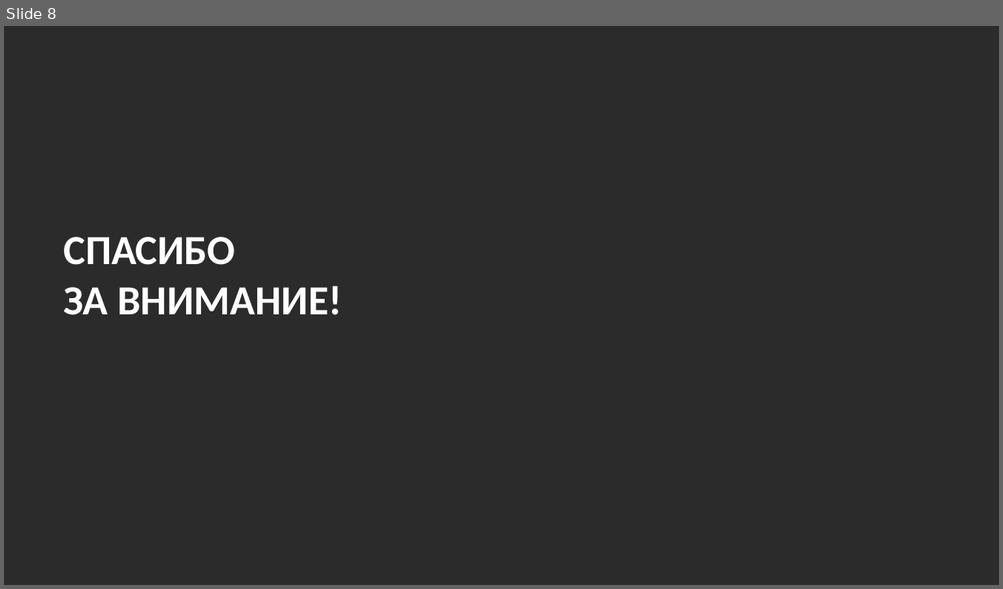
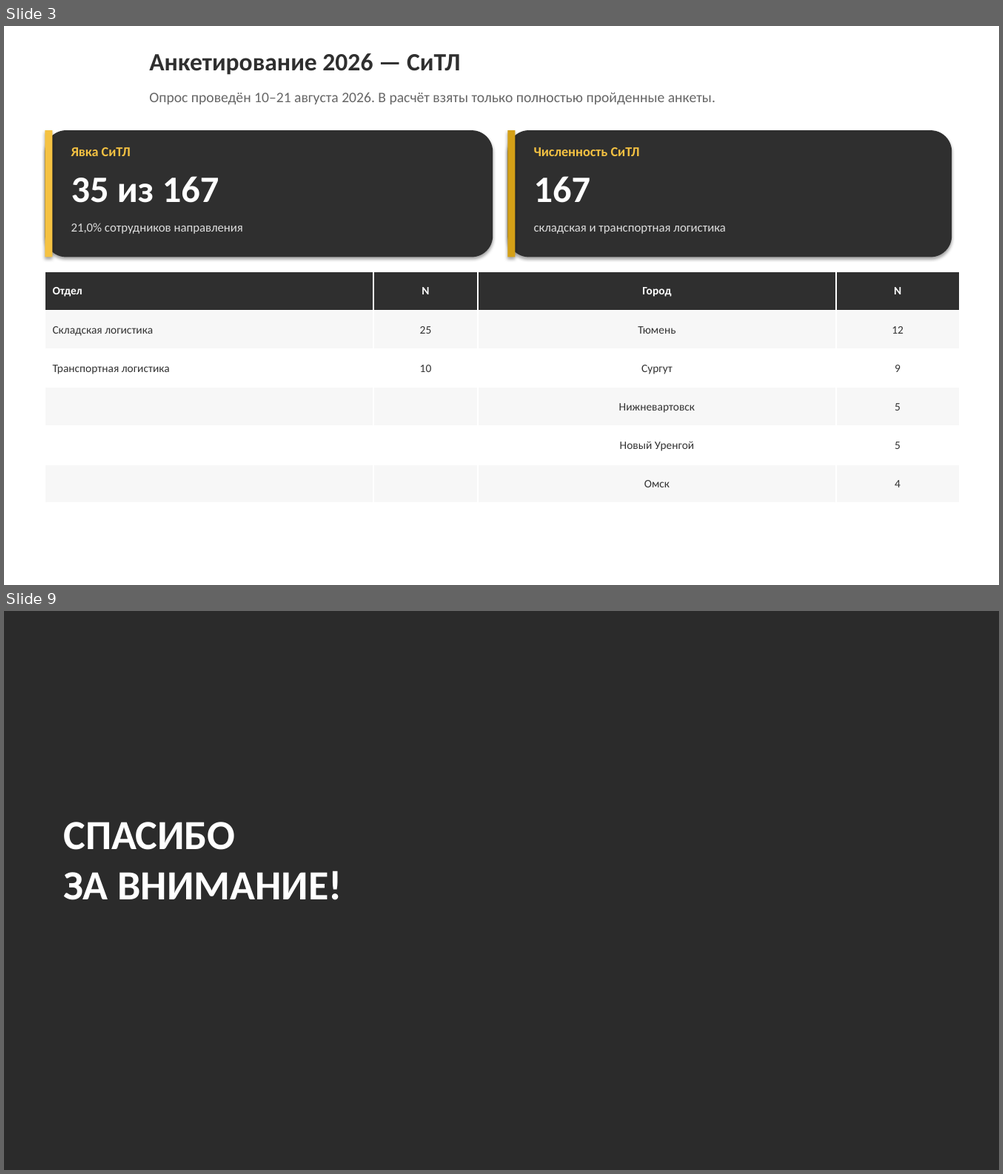
Before and after one commit to mclounge8-prog/imperialmc, a slide deck: reports/Otsenka_Vovlechennosti_2026_god.pptx. Shown one above the other, each under a label of ours: slide 8 before the commit, slides 3 and 9 after it; the slides between them are not shown. The pictures are 1003x589 and 1003x1174 pixels, drawn with LibreOffice and Linux fonts; fonts in the diff are those of the drawing; background and template pictures are left out; a plain dark background stands for a picture behind light text. Boxes give left, top, right and bottom in pixels: in the first picture for what was removed or moved away, otherwise in the second. Text is boxed around its words. In the diff, an @@ line names an element or a change of style, - is before the commit and + after.

```diff
--- a/reports/Otsenka_Vovlechennosti_2026_god.pptx
+++ b/reports/Otsenka_Vovlechennosti_2026_god.pptx
@@ slide 3 added at <box>4,26,999,585</box>, background picture (left out) @@
@@ text added at <box>149,53,460,75</box>, 24 pt, text #2F2F2F, bold @@
+Анкетирование 2026 — СиТЛ
@@ text added at <box>149,93,715,104</box>, 14 pt, text #666666 @@
+Опрос проведён 10–21 августа 2026. В расчёт взяты только полностью пройденные анкеты.
@@ rounded rectangle added at <box>45,130,492,258</box>, fill #2F2F2F @@
@@ rectangle added at <box>45,130,53,258</box>, fill #F5C242 @@
@@ rounded rectangle added at <box>508,130,951,258</box>, fill #2F2F2F @@
@@ rectangle added at <box>508,130,515,258</box>, fill #D4A017 @@
@@ text added at <box>71,147,131,156</box>, 13 pt, text #F5C242, bold @@
+Явка СиТЛ
@@ text added at <box>534,147,640,156</box>, 13 pt, text #F5C242, bold @@
+Численность СиТЛ
@@ text added at <box>71,176,219,203</box>, 36 pt, text #FFFFFF, bold @@
+35 из 167
@@ text added at <box>534,176,591,203</box>, 36 pt, text #FFFFFF, bold @@
+167
@@ text added at <box>71,223,243,234</box>, 12 pt, text #DDDDDD @@
+21,0% сотрудников направления
@@ text added at <box>534,226,725,234</box>, 12 pt, text #DDDDDD @@
+складская и транспортная логистика
@@ table added at <box>45,272,959,503</box>, 6 rows, 4 columns @@
+Отдел | N | Город | N
+Складская логистика | 25 | Тюмень | 12
+Транспортная логистика | 10 | Сургут | 9
+ |  | Нижневартовск | 5
+ |  | Новый Уренгой | 5
+ |  | Омск | 4
@@ what was slide 8 is now slide 9 @@
```
Also in this commit, not shown: 7 slides changed, 1 other file.
